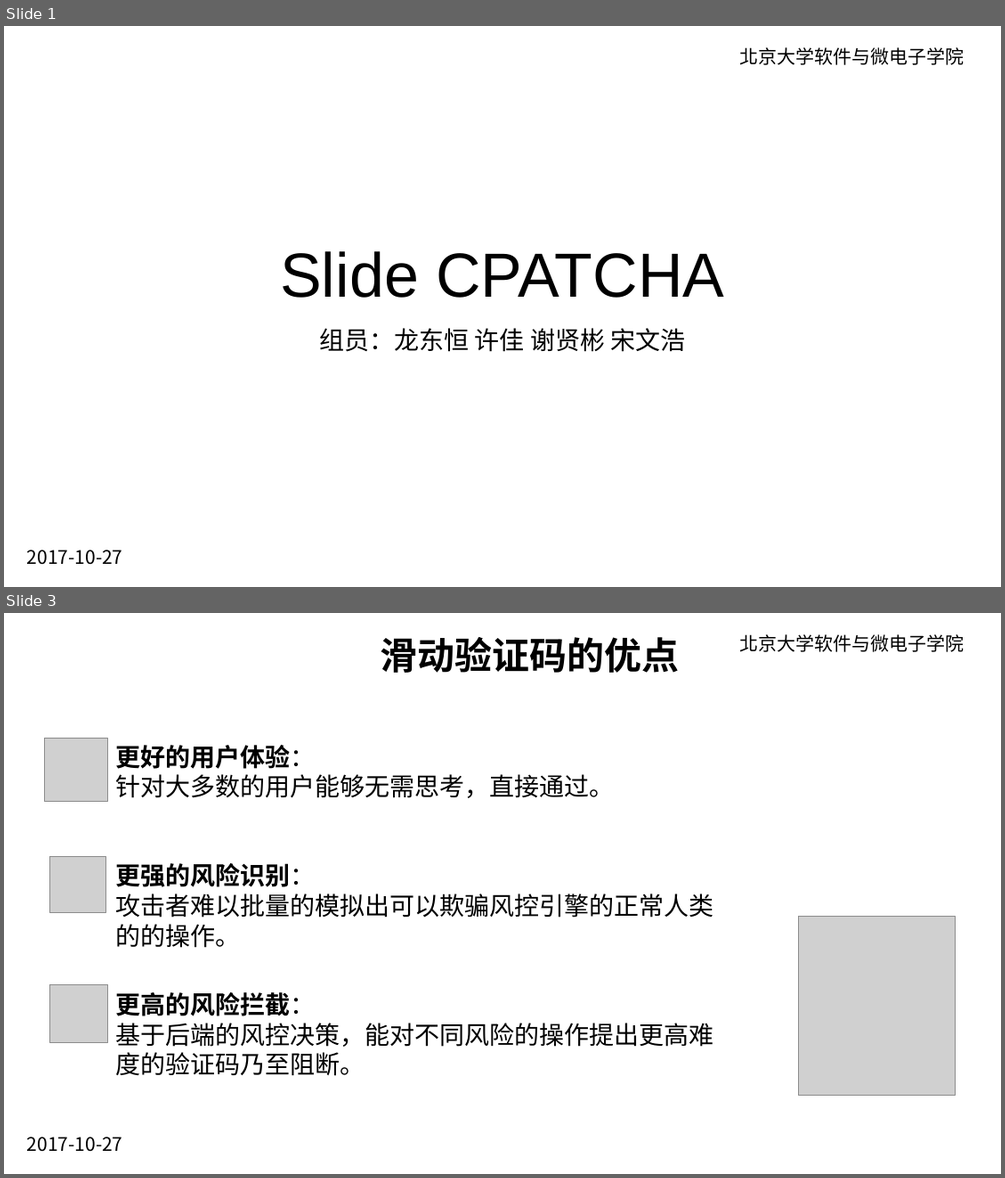
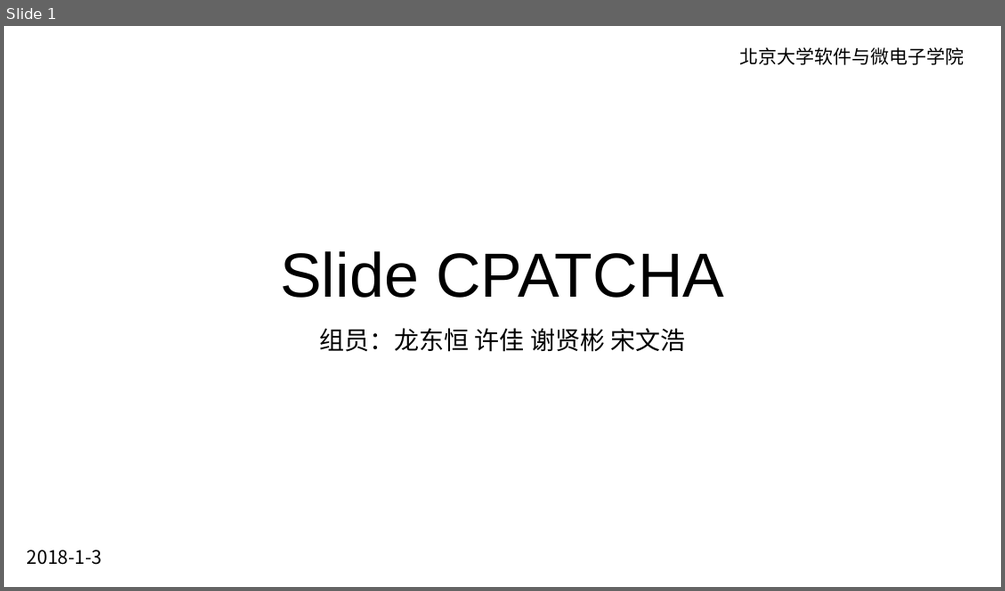
Before and after one commit to kebreathing/Slide-CPATCHA, a slide deck: ppt/Slide-CPATCHA-结题报告.pptx. Shown one above the other, each under a label of ours: slides 1 and 3 before the commit, slide 1 after it; the slides between them are not shown. The pictures are 1005x1178 and 1005x591 pixels, drawn with LibreOffice and Linux fonts; fonts in the diff are those of the drawing; grey boxes stand for pictures; background and template pictures are left out. Boxes give left, top, right and bottom in pixels: in the first picture for what was removed or moved away, otherwise in the second. Text is boxed around its words. In the diff, an @@ line names an element or a change of style, - is before the commit and + after.

```diff
--- a/ppt/Slide-CPATCHA-结题报告.pptx
+++ b/ppt/Slide-CPATCHA-结题报告.pptx
@@ slide 3 removed at [4,613,1001,1174], background picture (left out) @@
@@ text removed at [380,637,680,673] @@
-滑动验证码的优点
@@ text removed at [739,634,963,652] @@
-北京大学软件与微电子学院
@@ picture removed at [44,738,108,802] @@
@@ text removed at [115,745,614,798] @@
-更好的用户体验：
-针对大多数的用户能够无需思考，直接通过。
@@ picture removed at [49,857,105,913] @@
@@ text removed at [115,863,713,948] @@
-更强的风险识别：
-攻击者难以批量的模拟出可以欺骗风控引擎的正常人类的的操作。
@@ picture removed at [798,916,955,1095] @@
@@ picture removed at [49,985,108,1043] @@
@@ text removed at [115,992,713,1076] @@
-更高的风险拦截：
-基于后端的风控决策，能对不同风险的操作提出更高难度的验证码乃至阻断。
@@ text removed at [27,1136,123,1151] @@
-2017-10-27
@@ slide 1 changed as well @@
@@ text removed at [27,549,123,564] @@
-2017-10-27
@@ text added at [27,549,102,564], 18 pt, text #000000 @@
+2018-1-3
```
Also in this commit, not shown: 3 other slides changed, 6 slides added, 10 other slides removed, 1 other file.
